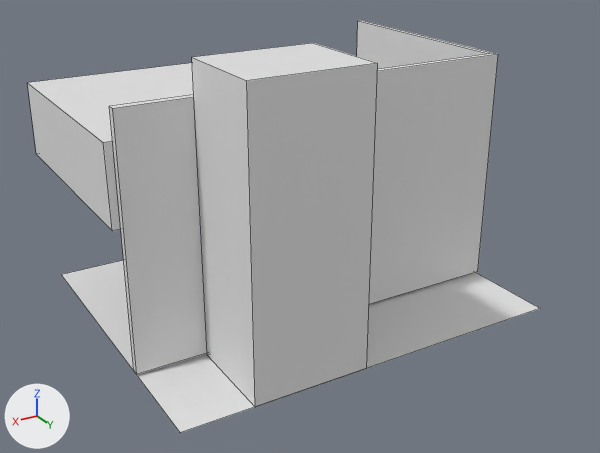
Before and after pictures for a commit that changed the Blender file Blender/room_8.blend.
One viewpoint serves both versions: a 50 mm lens placed at (15.77, 12.99, 10.59), pointed at (5.61, -3.94, 2.12). Lighting does not change. The marker at lower left points along +X, +Y and +Z. Mesh edges are drawn as thin lines.

Names of what the first picture shows: 'Balcony', 'Chimney Wall', 'Left Wall', 'Patio Door Wall', 'Plane'.
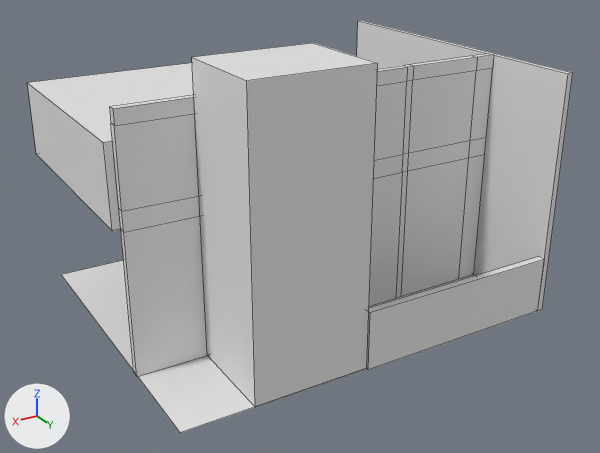
Commit message: improve room 8

Boxes [x1, y1, x2, y2] around the edits, measured in the pictures (600 x 453 px):
'Patio Door Wall', reshaped
    before: [109, 53, 498, 374]
    after: [109, 53, 494, 377]
'Left Wall', mesh rescaled
    before: [357, 20, 492, 69]
    after: [357, 20, 573, 311]
'Patio Railing', added
    after: [367, 257, 545, 370]

The change in detail:
me_cube_001 is used by ob_patio_door_wall; location (1.56, -1.95, 0.0).
me_cube_001 had 8 vertices, 6 faces and spanned x -1.18..9.1, y -1.0..-0.81, z 0.0..6.22.
me_cube_001 now has 80 vertices, 78 faces and spans x -1.03..9.1, y -1.0..-0.81, z -0.06..6.22.
Part 1, on me_cube_001:
6 vertices are removed from x -1.18..9.1, y -1.0..-0.81, z 0.0..6.22.
6 faces are deleted.
21 vertices are added at x -1.03..9.1, y -1.0, z -0.06..6.22.
21 new vertices lie (0.0, 0.19, 0.0) away from vertices in x -1.03..9.1, y -1.0, z -0.06..6.22.
12 new vertices lie (0.0, 0.0, 3.6) away from vertices in x -0.47..6.13, y -1.0..-0.81, z -0.06.
12 new vertices lie (0.0, 0.0, 0.48) away from vertices in x -0.47..6.13, y -1.0..-0.81, z 3.54.
12 new vertices lie (0.0, 0.0, -0.35) away from vertices in x -0.47..6.13, y -1.0..-0.81, z 6.22.
78 new faces join them.
me_cube_002 has 8 vertices, 6 faces and spans x -0.72..-0.56, y -2.99..2.95, z -0.06..6.22.
me_cube_002 is used by ob_left_wall; location (1.1, -5.9, 0.0).
me_cube_002 part 2: the whole mesh is scaled about its middle by (1, 1.45, 1), then moved by (0.0, 1.34, 0.0).
Mesh me_cube_005 is new.
It is a box spanning x -1.03..4.41, y -1.0..-0.81, z -0.06..1.44.
Object 'Patio Railing' (ob_patio_railing) is new; it shows me_cube_005.
Its location is (1.56, 0.53, 0.0).
